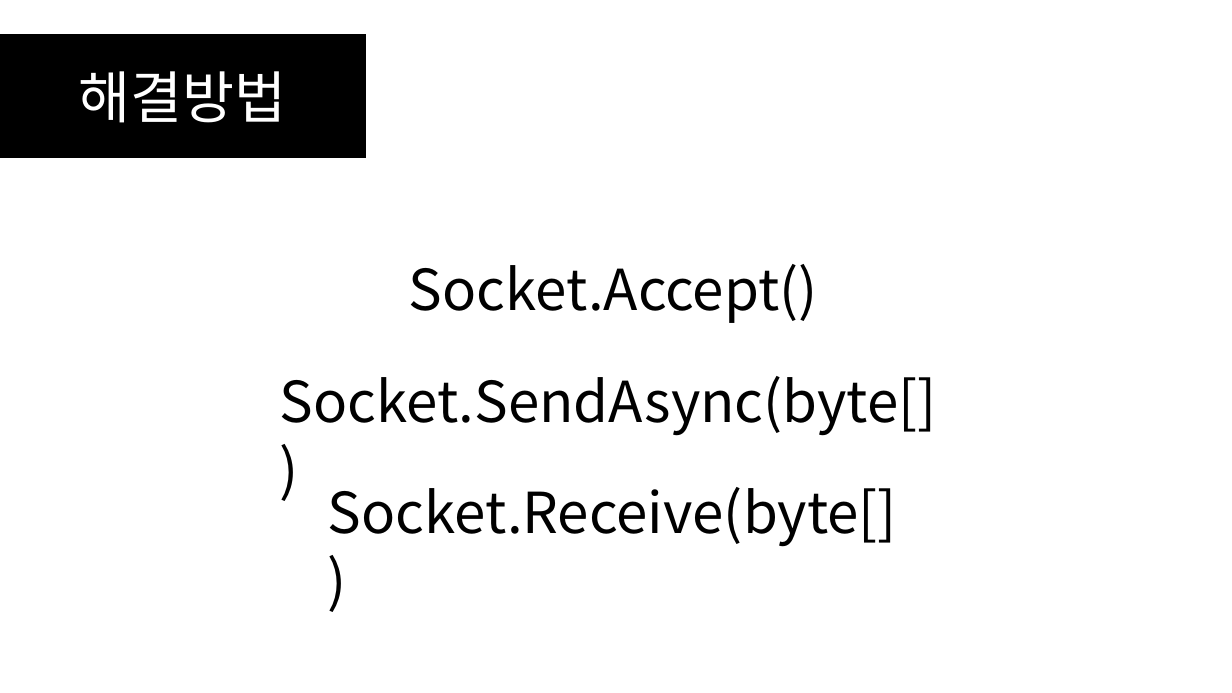
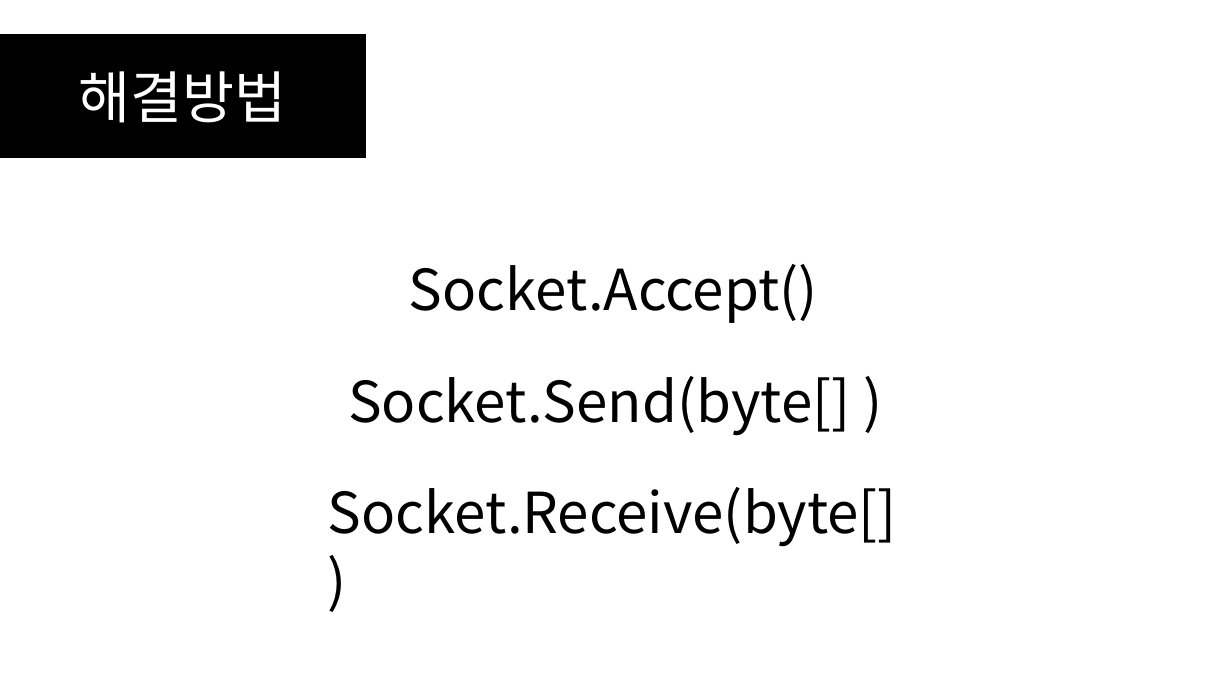
Before and after one commit to SEH00N/SDLU, a slide deck: slide 7 of ServerLecture/PT/5강 비동기 소켓 프로그래밍.pptx. Drawn at 1232x693 pixels with LibreOffice and Linux fonts; fonts in the diff are those of the drawing. Boxes give left, top, right and bottom in pixels: in the first picture for what was removed or moved away, otherwise in the second. Text is boxed around its words. In the diff, an @@ line names an element or a change of style, - is before the commit and + after.

```diff
--- a/ServerLecture/PT/5강 비동기 소켓 프로그래밍.pptx
+++ b/ServerLecture/PT/5강 비동기 소켓 프로그래밍.pptx
@@ text at box(348, 376, 850, 436): text changed @@
-Socket.SendAsync(byte[] )
+Socket.Send(byte[] )
```
Also in this commit, not shown: 7 other slides changed, 17 slides added, 1 slide removed, 8 other files.
